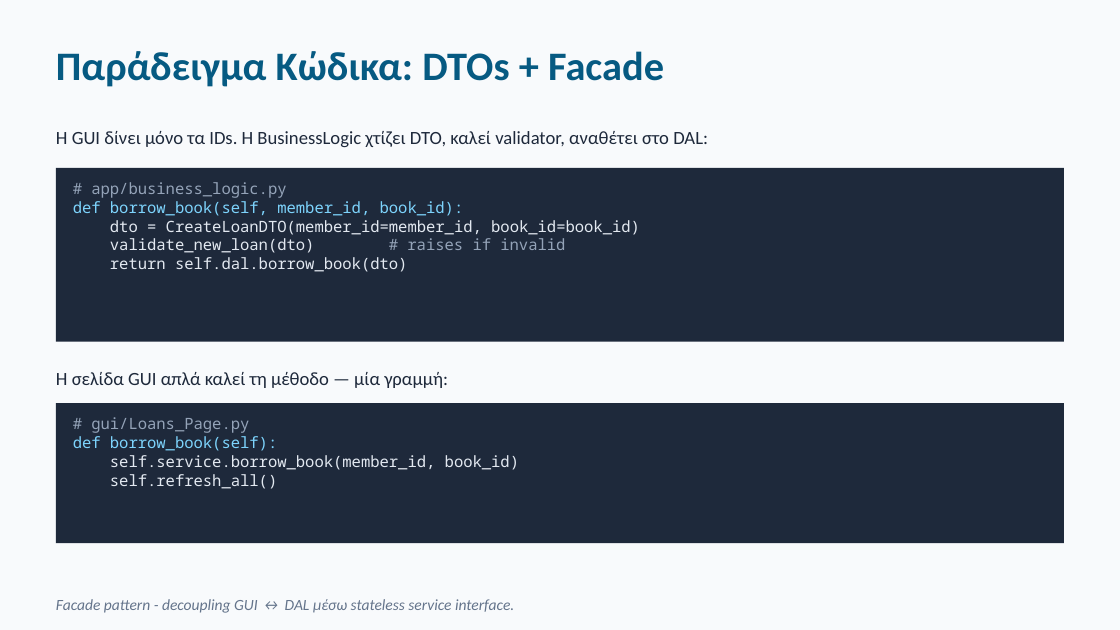
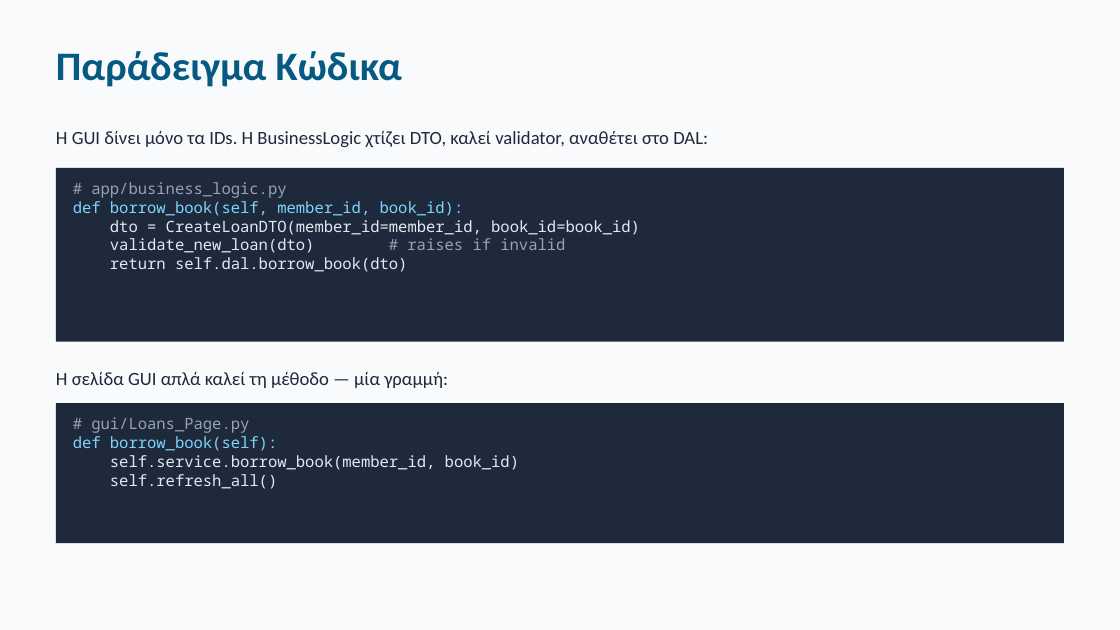
Before and after one commit to JohnNtirintis/EAP-Python-SQLLite-Demo, a slide deck: slide 5 of presentation/presentation.pptx. Drawn at 1120x630 pixels with LibreOffice and Linux fonts; fonts in the diff are those of the drawing. Boxes give left, top, right and bottom in pixels: in the first picture for what was removed or moved away, otherwise in the second. Text is boxed around its words. In the diff, an @@ line names an element or a change of style, - is before the commit and + after.

```diff
--- a/presentation/presentation.pptx
+++ b/presentation/presentation.pptx
@@ text at (x1=56, y1=51, x2=402, y2=87): text changed @@
-Παράδειγμα Κώδικα: DTOs + Facade
+Παράδειγμα Κώδικα
@@ text removed at (x1=56, y1=599, x2=514, y2=613) @@
-Facade pattern - decoupling GUI ↔ DAL μέσω stateless service interface.
```
Also in this commit, not shown: 8 other slides changed, 2 other files.
